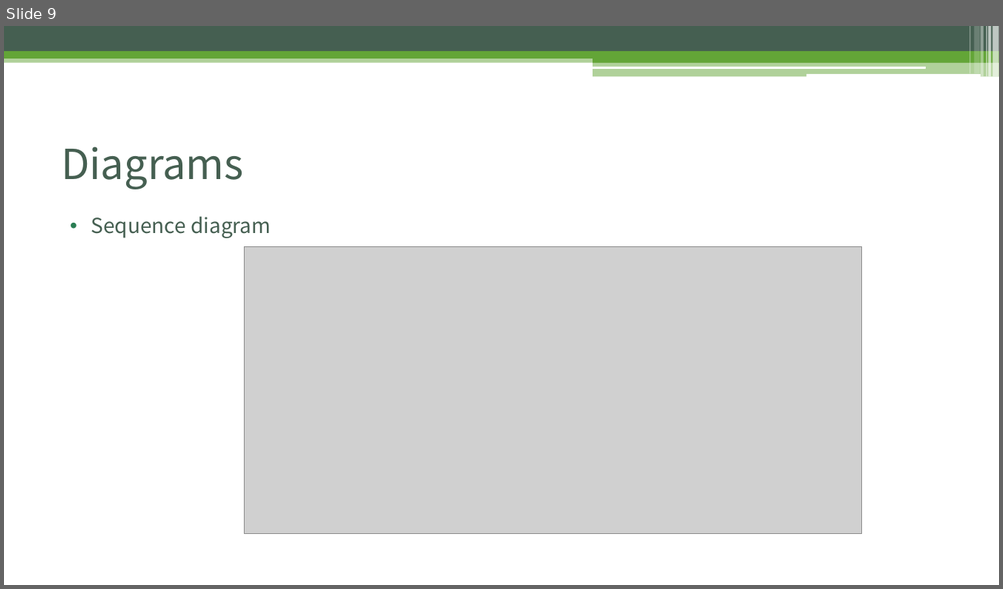
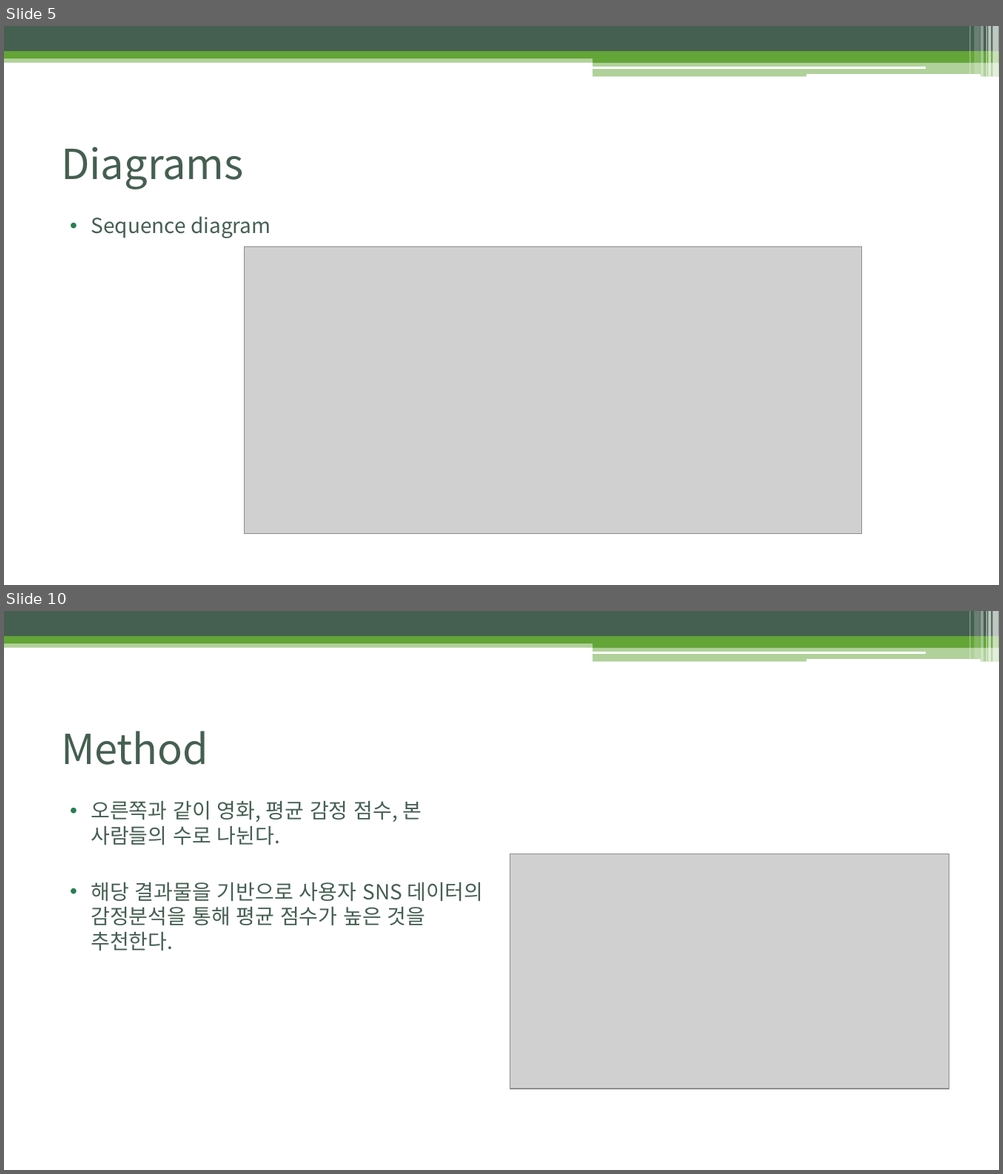
Before and after one commit to lsh0107/2022capstone2, a slide deck: 2019110633 이상혁 발표.pptx. Shown one above the other, each under a label of ours: slide 9 before the commit, slides 5 and 10 after it; the slides between them are not shown. The pictures are 1003x589 and 1003x1174 pixels, drawn with LibreOffice and Linux fonts; fonts in the diff are those of the drawing; grey boxes stand for pictures. Boxes give left, top, right and bottom in pixels: in the first picture for what was removed or moved away, otherwise in the second. Text is boxed around its words. In the diff, an @@ line names an element or a change of style, - is before the commit and + after.

```diff
--- a/2019110633 이상혁 발표.pptx
+++ b/2019110633 이상혁 발표.pptx
@@ slide 10 added at bbox=[4, 611, 999, 1170], background #FFFFFF; not listed: 13 template elements that a slide beside it also shows @@
@@ title added at bbox=[61, 731, 208, 765], 40 pt, text #455F51 @@
+Method
@@ text added at bbox=[91, 801, 483, 951], 20 pt, text #455F51 @@
+• 오른쪽과 같이 영화, 평균 감정 점수, 본 사람들의 수로 나뉜다.
+• 해당 결과물을 기반으로 사용자 SNS 데이터의 감정분석을 통해 평균 점수가 높은 것을 추천한다.
@@ picture added at bbox=[510, 854, 949, 1089] @@
@@ what was slide 9 is now slide 5 @@
```
Also in this commit, not shown: 3 slides changed, 3 other slides added, 3 slides removed.
